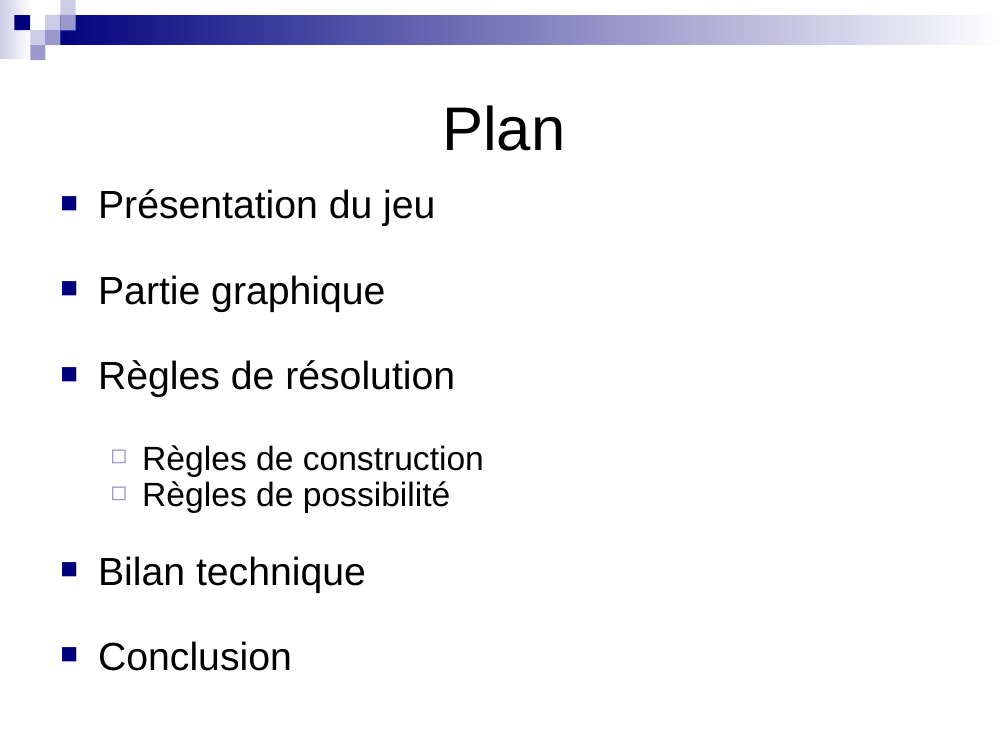
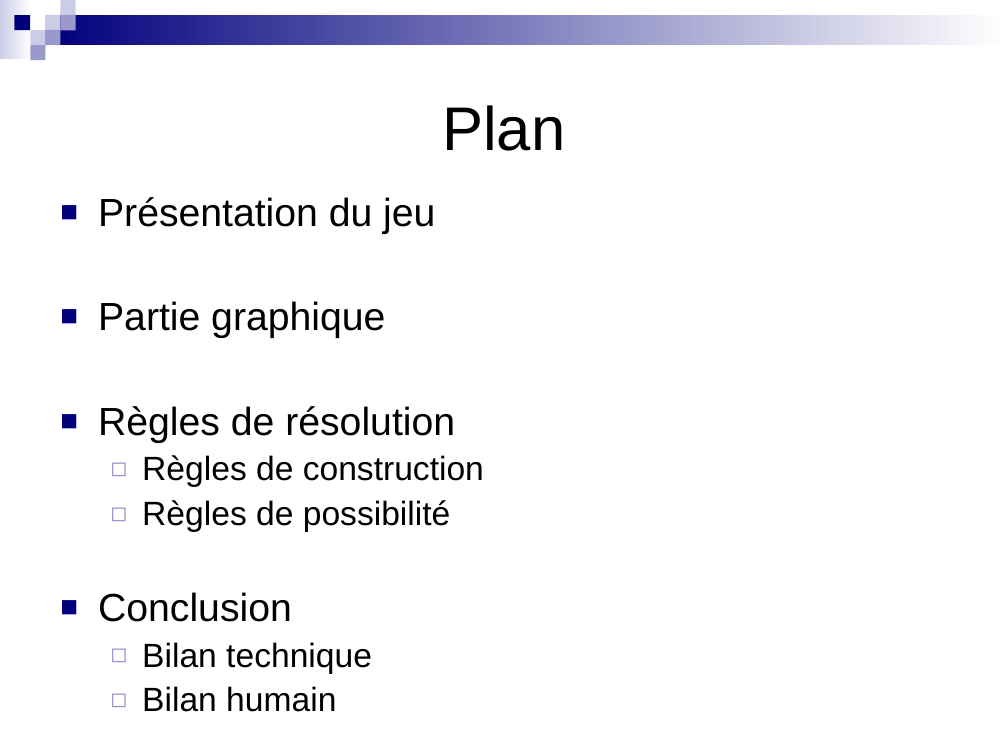
Before and after one commit to roulian/grillprojettuteure, a slide deck: slide 2 of documents/Soutenance 08-04-2010/Oral final.ppt. Drawn at 1008x756 pixels with LibreOffice and Linux fonts; fonts in the diff are those of the drawing; background and template pictures are left out. Boxes give left, top, right and bottom in pixels: in the first picture for what was removed or moved away, otherwise in the second. Text is boxed around its words. In the diff, an @@ line names an element or a change of style, - is before the commit and + after.

```diff
--- a/documents/Soutenance 08-04-2010/Oral final.ppt
+++ b/documents/Soutenance 08-04-2010/Oral final.ppt
@@ text at (98,197,484,674): size 28 to 24 pt in "Bilan technique"; line spacing 0.7 to 0.9; bullet ■ to ◻; list level 1 to 2 in "Bilan technique"; bullet colour #00007D to #9999CC @@
@@ text at (98,592,292,622): paragraph added @@
+■ Conclusion
@@ text at (142,686,336,712): text changed; size 28 to 24 pt @@
-■ Conclusion
+  ◻ Bilan humain
```
Also in this commit, not shown: 1 other slide changed, 4 slides added.
